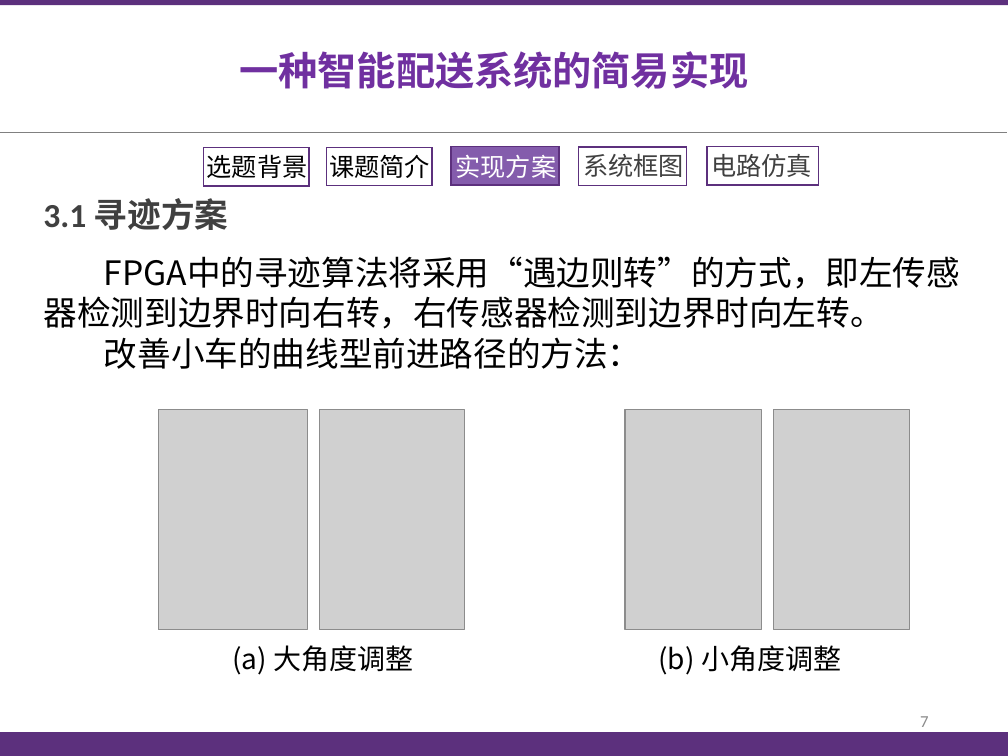
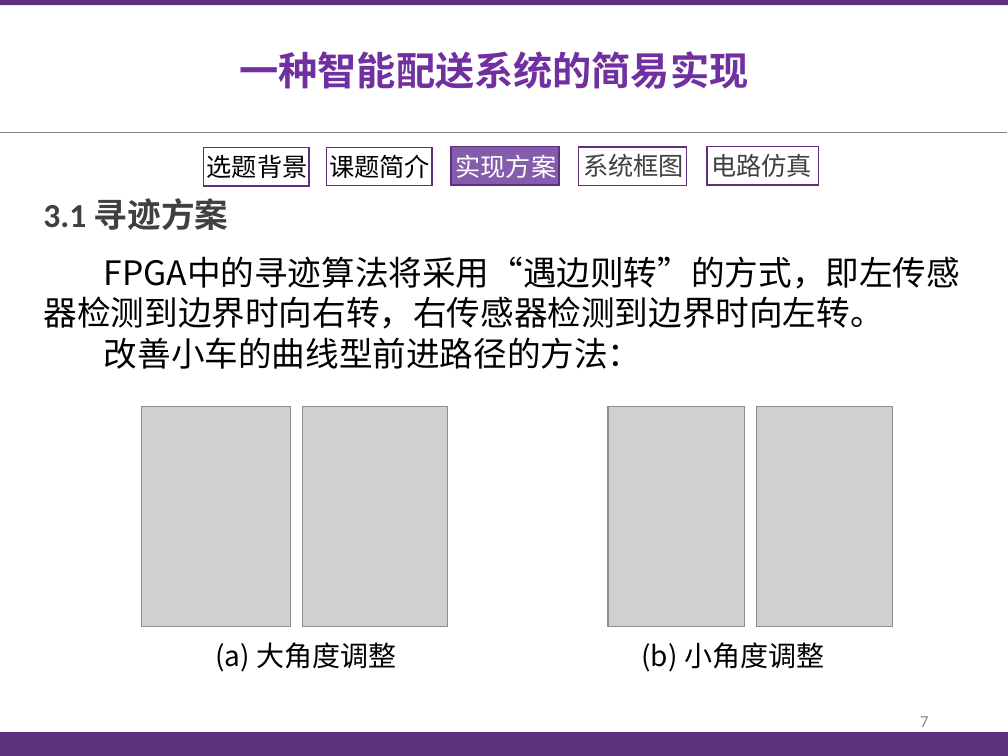
Before and after one commit to jameswhqi/summer-electronics, a slide deck: slide 7 of preparation_report/预习展示_祁文浩_康梓峰.pptx. Drawn at 1008x756 pixels with LibreOffice and Linux fonts; fonts in the diff are those of the drawing; grey boxes stand for pictures. Boxes give left, top, right and bottom in pixels: in the first picture for what was removed or moved away, otherwise in the second. Text is boxed around its words. In the diff, an @@ line names an element or a change of style, - is before the commit and + after.

```diff
--- a/preparation_report/预习展示_祁文浩_康梓峰.pptx
+++ b/preparation_report/预习展示_祁文浩_康梓峰.pptx
@@ picture: place and size @@
-picture at <box>320,410,465,630</box>
+picture at <box>302,406,448,626</box>
@@ 3 pictures, 1 text: place and size @@
-3 pictures, 1 text at <box>158,410,909,675</box>
+3 pictures, 1 text at <box>141,406,892,672</box>
```
Also in this commit, not shown: 4 other files.
